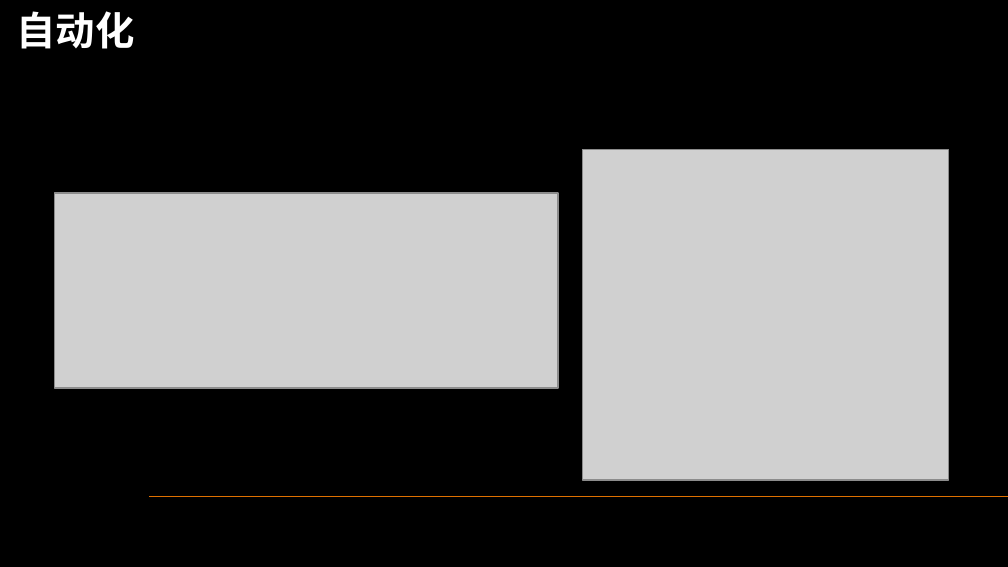
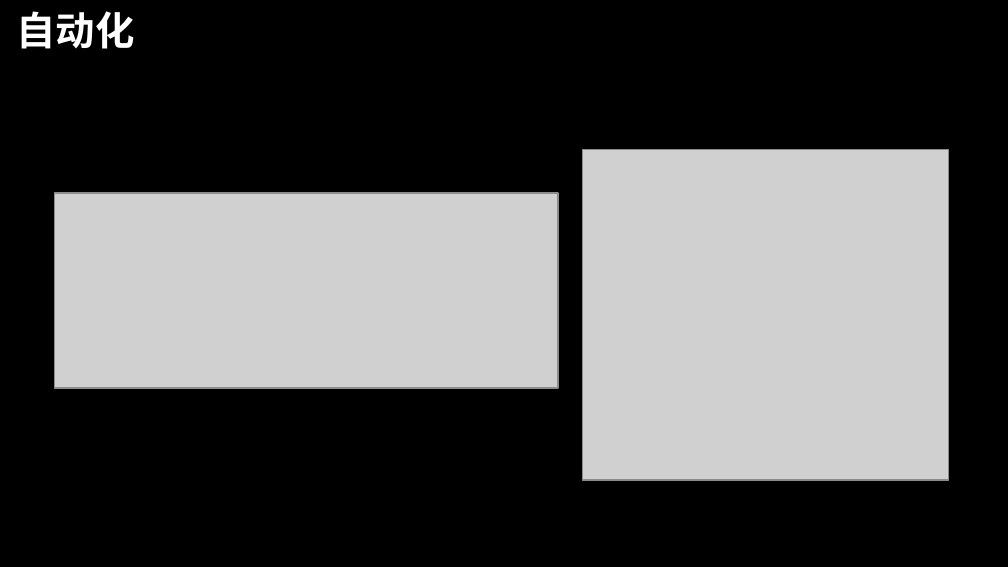
Before and after one commit to dislin/MyProject, a slide deck: slide 5 of Sinopec/Document/你的ERP.pptx. Drawn at 1008x567 pixels with LibreOffice and Linux fonts; fonts in the diff are those of the drawing; grey boxes stand for pictures; background and template pictures are left out. Boxes give left, top, right and bottom in pixels: in the first picture for what was removed or moved away, otherwise in the second. Text is boxed around its words. In the diff, an @@ line names an element or a change of style, - is before the commit and + after.

```diff
--- a/Sinopec/Document/你的ERP.pptx
+++ b/Sinopec/Document/你的ERP.pptx
@@ line moved from (150, 497) - (1008, 497) to (577, 500) - (1008, 500) @@
@@ line (577, 500) - (1008, 500): stroke #DF7000 0.75 pt to #000000 0.75 pt @@
```
Also in this commit, not shown: 13 other slides changed, 6 slides added.
